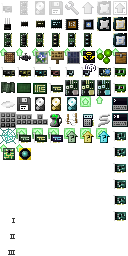
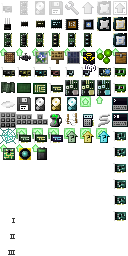
Layer changes from the first 128 × 256 image to the second:
painted on "items" (2nd of 2, in "items") over [20, 51, 95, 160]
